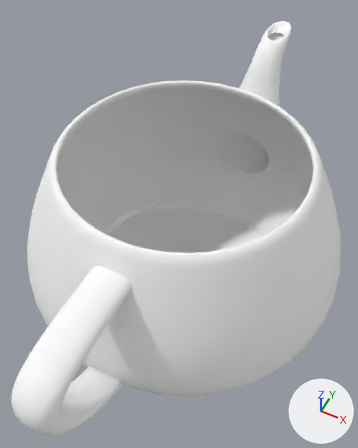
An edit to the Blender file share/models/teapot/teapot_v2.blend, drawn before and after from the same camera.
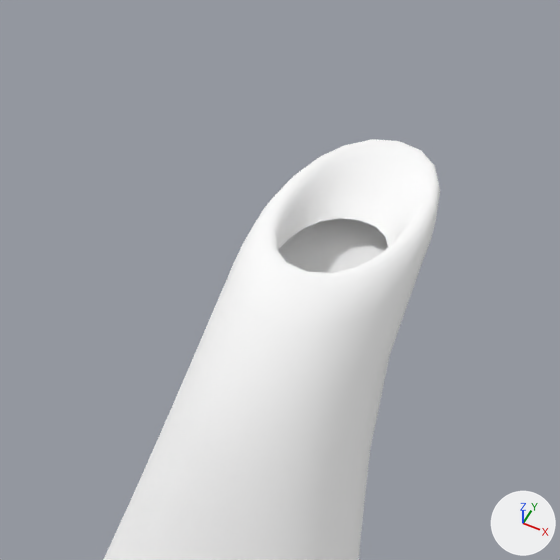
The first picture shows the older version from a 50 mm camera at (1.82, -3.78, 6.02) aimed at (-0.11, 0.08, 1.19). The close-ups show both versions on the part from 63% to 86% of the width and 0% to 18% of the height of that picture; other places that the commit changed are outside them. Lighting does not change. The marker at lower right points along +X, +Y and +Z.

In view in the first close-up: 'Teapot'.
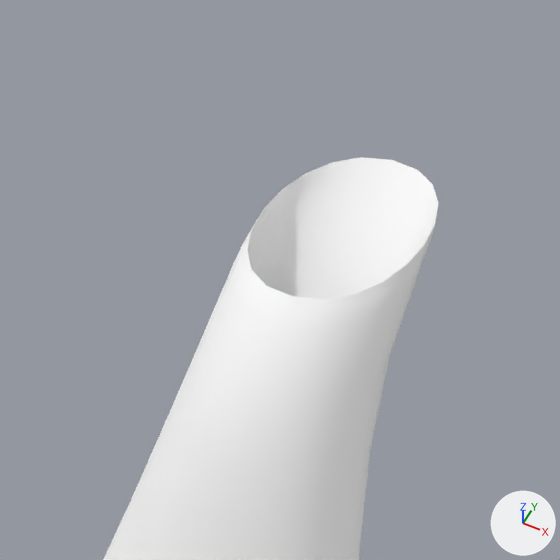
Location of each change, [x1, y1, x2, y2] in pixels of the close-ups (560 x 560 px):
```json
{"object": "Teapot", "change": "reshaped", "before": [103, 139, 440, 560], "after": [103, 157, 438, 560]}
{"part": 1, "of": "me_teapot_004", "change": "deleted", "before": [247, 139, 440, 299]}
```

Edits to the scene script, one JSON object a line:
```json
{"block": "me_teapot_004", "where": "# used by ob_teapot; location = (0.0, 0.0, 0.0); rotation_euler = (1.571, 0.0, 0.0), in degrees (90, 0, 0)"}
{"op": "remove", "block": "me_teapot_004", "code": "me_teapot_004.from_pydata(...)  # 2591 vertices, 2703 faces; spans x -2.0..2.0, y 0.0..2.5, z -3.43..3.0"}
{"op": "add", "block": "me_teapot_004", "code": "me_teapot_004.from_pydata(...)  # 2313 vertices, 4608 faces, 5 loose edges; spans x -2.0..2.0, y 0.0..2.5, z -3.4..3.0"}
{"block": "me_teapot_004", "change": "me_teapot_004 part 1: 160 vertices removed from x -0.17..0.17, y 2.4..2.48, z -3.43..-2.78"}
```
